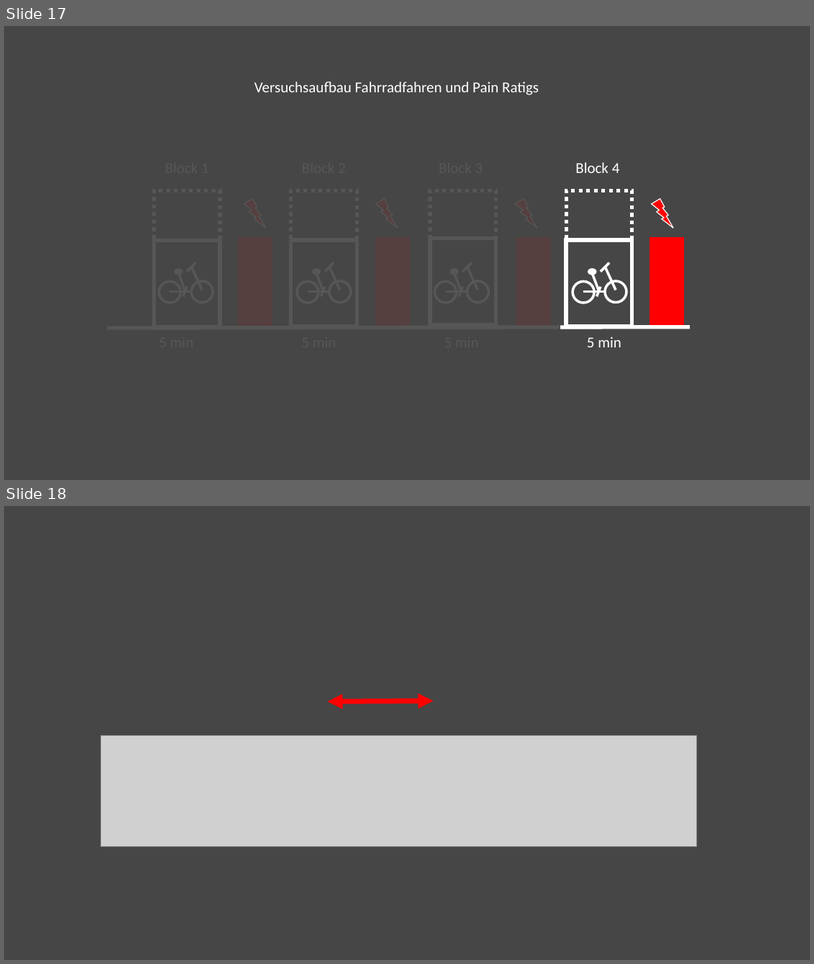
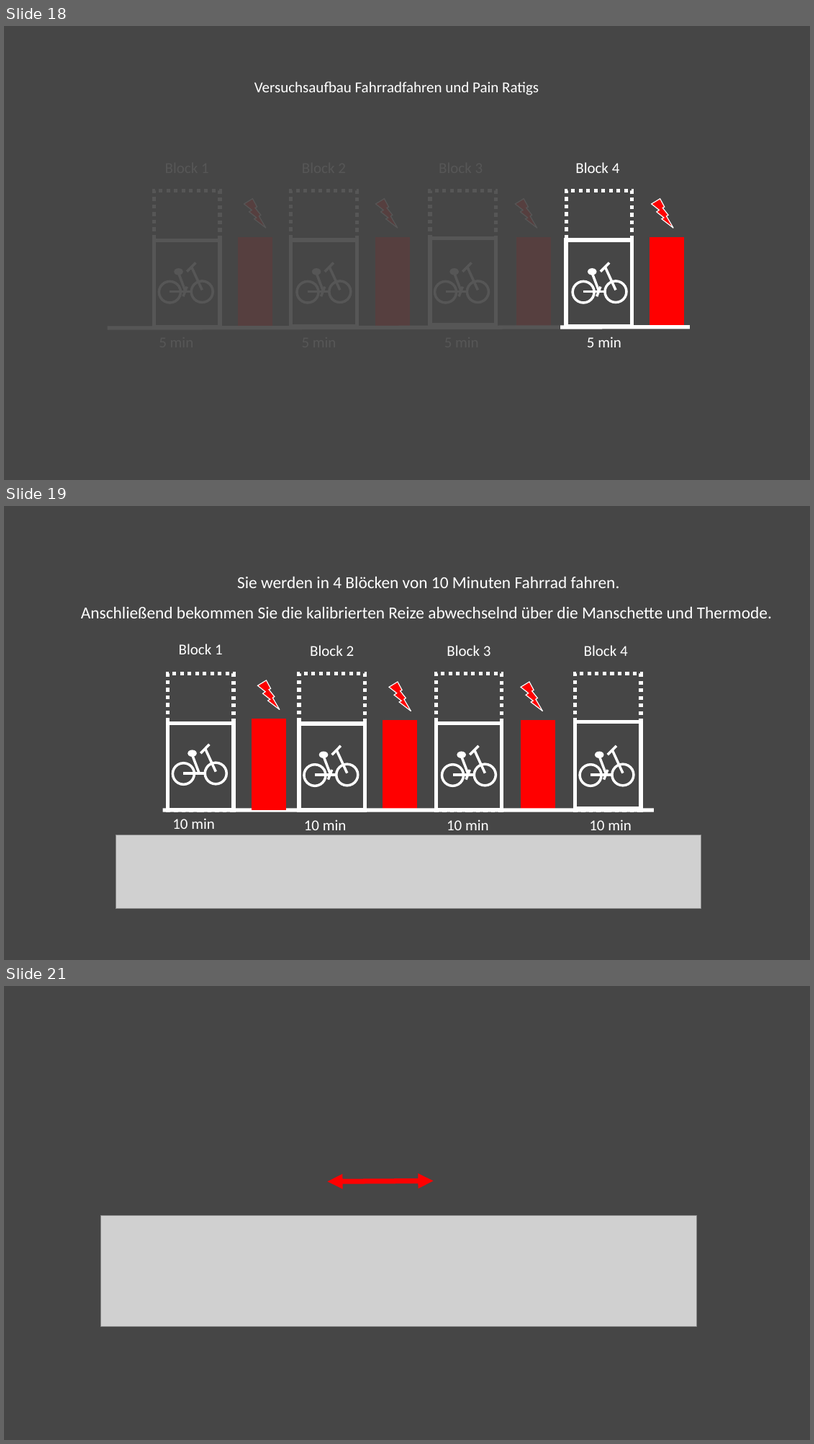
Before and after one commit to Nian-Jingqing/PEEP_fMRI, a slide deck: utils/img/VAS_Paradigm_Visuals.pptx. Shown one above the other, each under a label of ours: slides 17 and 18 before the commit, slides 18, 19 and 21 after it; the slides between them are not shown. The pictures are 814x964 and 814x1444 pixels, drawn with LibreOffice and Linux fonts; fonts in the diff are those of the drawing; grey boxes stand for pictures. Boxes give left, top, right and bottom in pixels: in the first picture for what was removed or moved away, otherwise in the second. Text is boxed around its words. In the diff, an @@ line names an element or a change of style, - is before the commit and + after.

```diff
--- a/utils/img/VAS_Paradigm_Visuals.pptx
+++ b/utils/img/VAS_Paradigm_Visuals.pptx
@@ slide 19 added at [4,506,810,960], background #464646 @@
@@ rectangle added at [4,531,810,960], fill #464646, outline #464646 1 pt @@
@@ text added at [81,577,772,618], 20 pt, text #FFFFFF @@
+Sie werden in 4 Blöcken von 10 Minuten Fahrrad fahren.
+Anschließend bekommen Sie die kalibrierten Reize abwechselnd über die Manschette und Thermode.
@@ group added at [163,644,654,830]: 20 lines, 12 ellipses, 11 rectangles, 8 texts, 3 lightning bolts @@
+10 min
+10 min
+10 min
+Block 2
+Block 3
+Block 4
+10 min
+Block 1
@@ picture added at [116,835,702,908] @@
@@ what was slide 17 is now slide 18 @@
@@ what was slide 18 is now slide 21 @@
```
Also in this commit, not shown: 1 slide changed, 2 other slides added, 33 other files.
